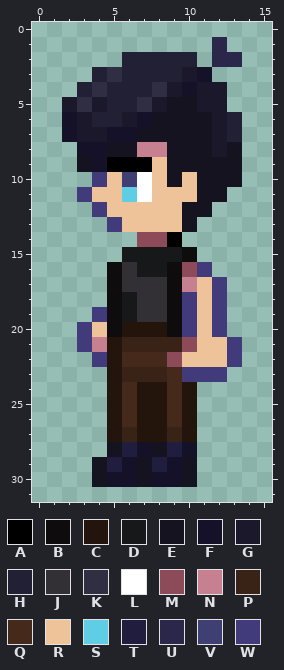
File history of a pixel-art sprite, sprites/main_character/idle_left/idle_left_2.png. Above is the file before it was changed.
The file is 48x96 pixels, drawn in blocks of 3x3; one block is one cell here. Colours within 5 levels of each other are drawn and written as one.
Palette (. is transparent): A #000000  B #0e0c0c  C #23140c  D #171819  E #15131f  F #151128  G #1b182c  H #222034  J #322f35  K #302e42  L #ffffff  M #8d4a58  N #c6808f  P #392316  Q #452a1b  R #eec39a  S #5fcde4  T #201d3e  U #2b274b  V #3f3f74  W #413a7b
Once edited:
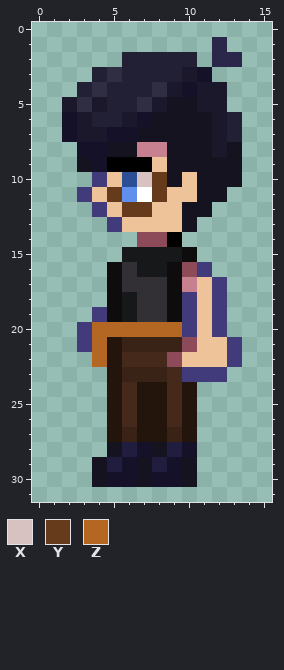
Colours new in this view: X #d7c1c1  Y #653b1c  Z #b46723
The edit:
@@ palette @@
-S #5fcde4
+S #608fed
-V #3f3f74
+V #2b4e95
@@ x 3..10 @@
  9 EFAAAREE
-10 .WRVLRER
-11 WRRSLRRR
-12 .WRRRRRE
+10 .WRVXYER
+11 WRYSLYRR
+12 .WRYYRRE
 13 ..WRRRRE
@@ x 2..11 @@
 19 ..WBDJJBWR
-20 .WRBCCCBWR
-21 .WNCPPPPMR
-22 ..WCQQQMRR
+20 .WZZZZZZWR
+21 .WZCPPPPMR
+22 ..ZCQQQMRR
 23 ...CPPPQWW
Pixel boxes of the changes (left, top, right, bottom) in both pictures:
changed: (107, 172, 167, 217)
changed: (92, 322, 182, 367)
